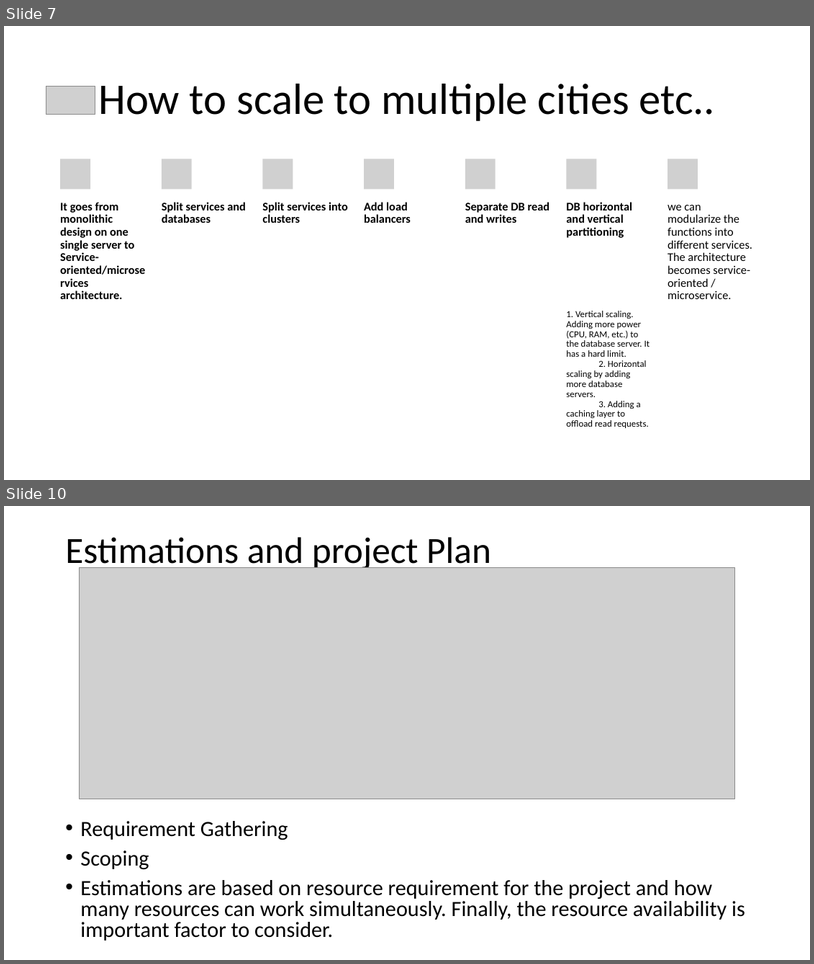
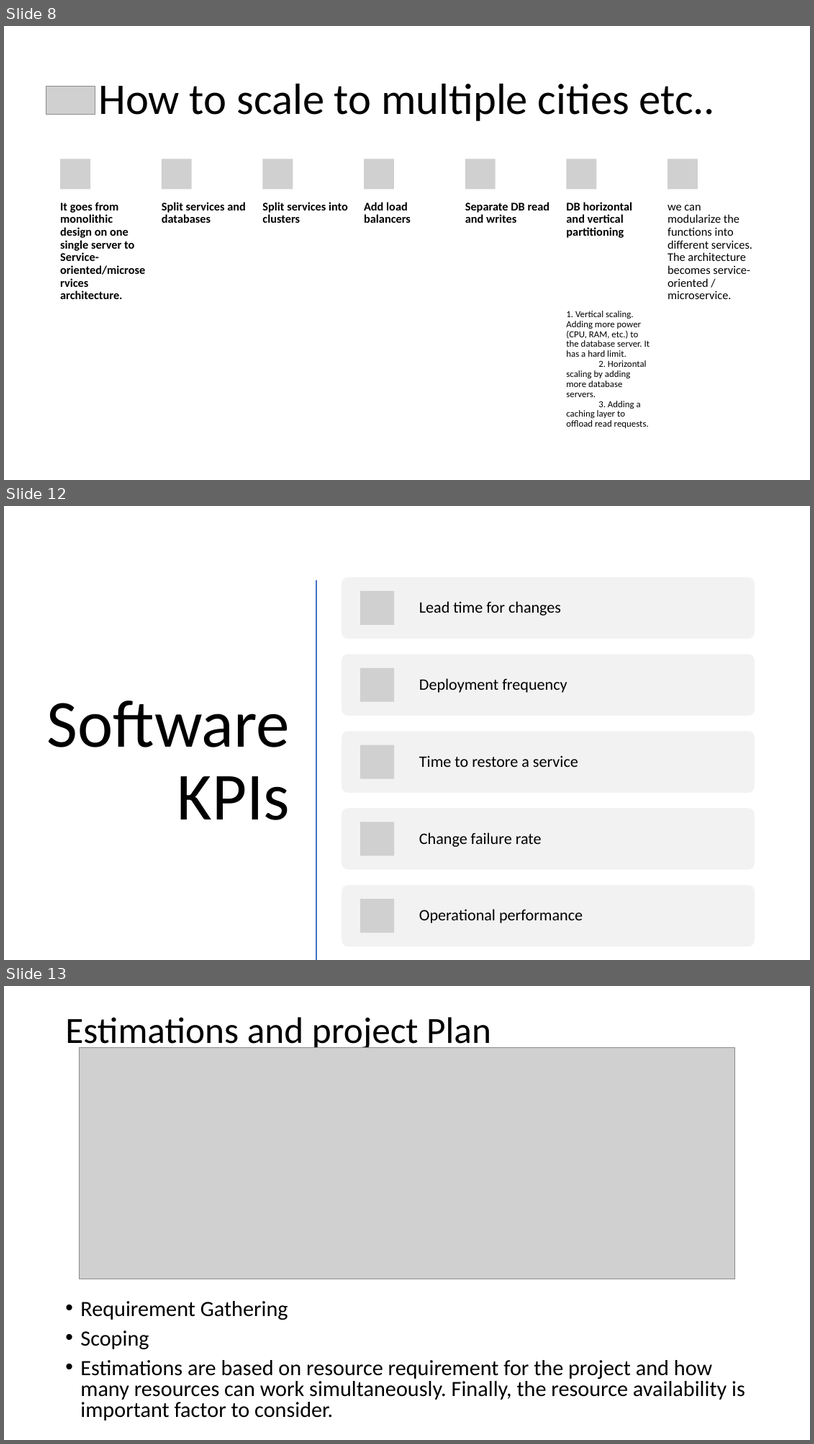
Before and after one commit to guneetbh/bookmyshow, a slide deck: Documents/Booking_Platform_Problem.pptx. Shown one above the other, each under a label of ours: slides 7 and 10 before the commit, slides 8, 12 and 13 after it; the slides between them are not shown. The pictures are 814x964 and 814x1444 pixels, drawn with LibreOffice and Linux fonts; fonts in the diff are those of the drawing; grey boxes stand for pictures. Boxes give left, top, right and bottom in pixels: in the first picture for what was removed or moved away, otherwise in the second. Text is boxed around its words. In the diff, an @@ line names an element or a change of style, - is before the commit and + after.

```diff
--- a/Documents/Booking_Platform_Problem.pptx
+++ b/Documents/Booking_Platform_Problem.pptx
@@ slide 12 added at <box>4,506,810,960</box>, background #FFFFFF @@
@@ line added from (316, 581) to (316, 959), #ED7D31 2 pt @@
@@ title added at <box>47,700,291,820</box>, 80 pt, text #000000 @@
+Software KPIs
@@ group added at <box>342,577,756,947</box>: 5 rounded rectangles, 5 pictures, 5 texts @@
+Lead time for changes
+Deployment frequency
+Time to restore a service
+Change failure rate
+Operational performance
@@ what was slide 7 is now slide 8 @@
@@ what was slide 10 is now slide 13 @@
```
Also in this commit, not shown: 3 slides changed, 2 other slides added.
